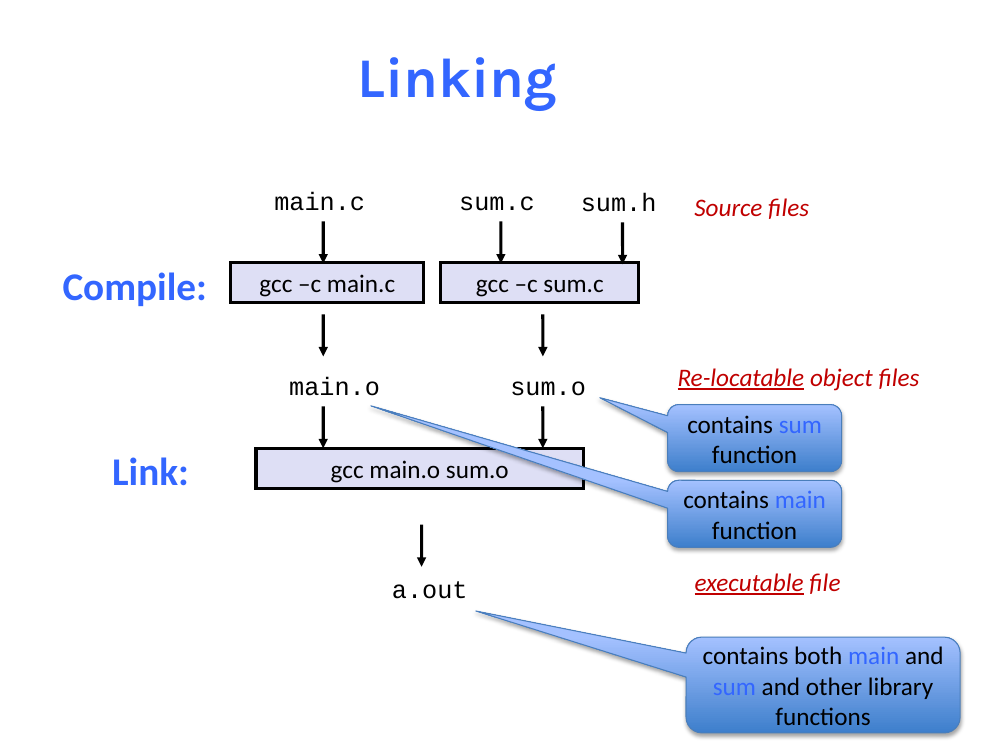
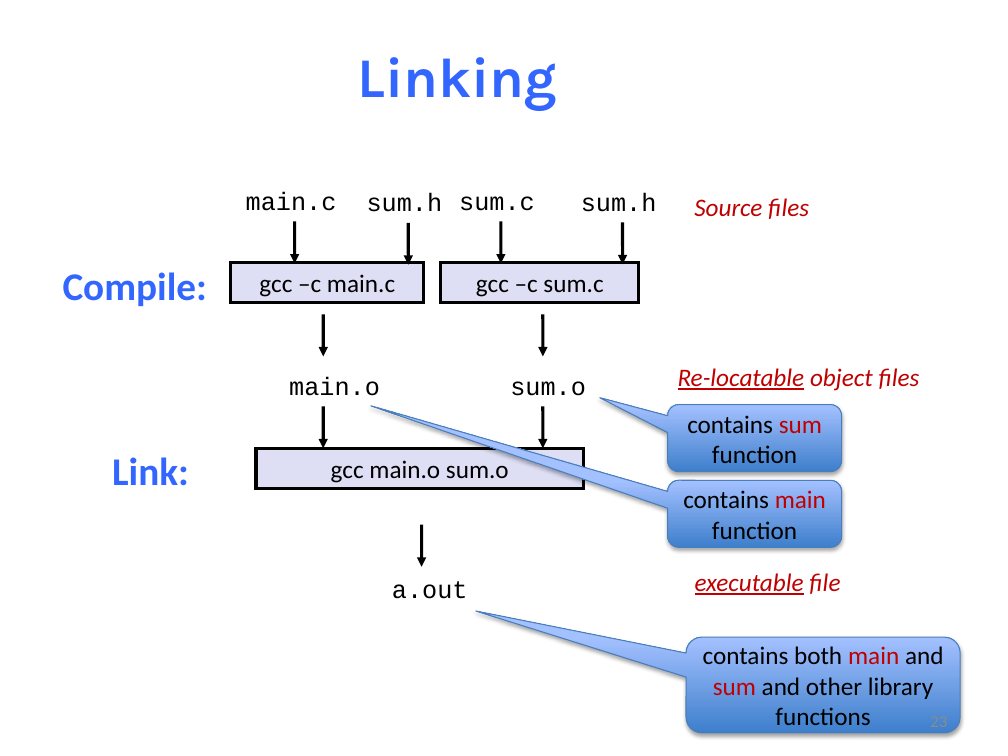
Before and after one commit to NYU-CSO/nyu-cso.github.io, a slide deck: slide 23 of notes/13-optimization-linking.pptx (slide 22 before the commit). Drawn at 1008x756 pixels with LibreOffice and Linux fonts; fonts in the diff are those of the drawing. Boxes give left, top, right and bottom in pixels: in the first picture for what was removed or moved away, otherwise in the second. Text is boxed around its words. In the diff, an @@ line names an element or a change of style, - is before the commit and + after.

```diff
--- a/notes/13-optimization-linking.pptx
+++ b/notes/13-optimization-linking.pptx
@@ text "main.c": place and size @@
-text "main.c" at bbox=[274, 191, 365, 211]
+text "main.c" at bbox=[246, 191, 337, 211]
@@ text added at bbox=[367, 193, 443, 212], 18 pt, text #000000 @@
+sum.h
@@ arrow moved from (324, 222) - (324, 263) to (294, 222) - (294, 263) @@
@@ arrow added from (408, 223) to (408, 265), #000000 2.25 pt @@
@@ rounded speech box "contains sum function" at bbox=[667, 404, 842, 472]: text colour #3366FF to #C00000 in "sum" @@
@@ rounded speech box "contains main function" at bbox=[667, 480, 842, 547]: text colour #3366FF to #C00000 in "main" @@
@@ rounded speech box "contains both main and sum ..." at bbox=[686, 637, 961, 733]: text colour #3366FF to #C00000 in "main sum" @@
```
Also in this commit, not shown: 39 other slides changed, 2 slides added, 3 other files.
